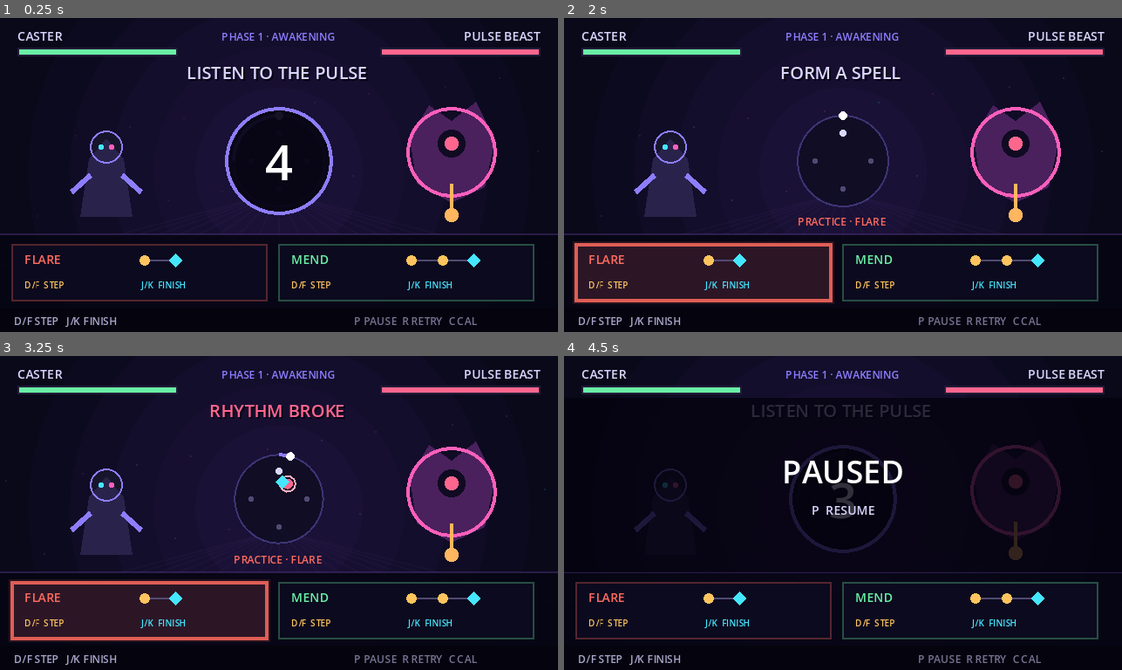
Above: before the commit, frames 1-4 (two rows, left to right).
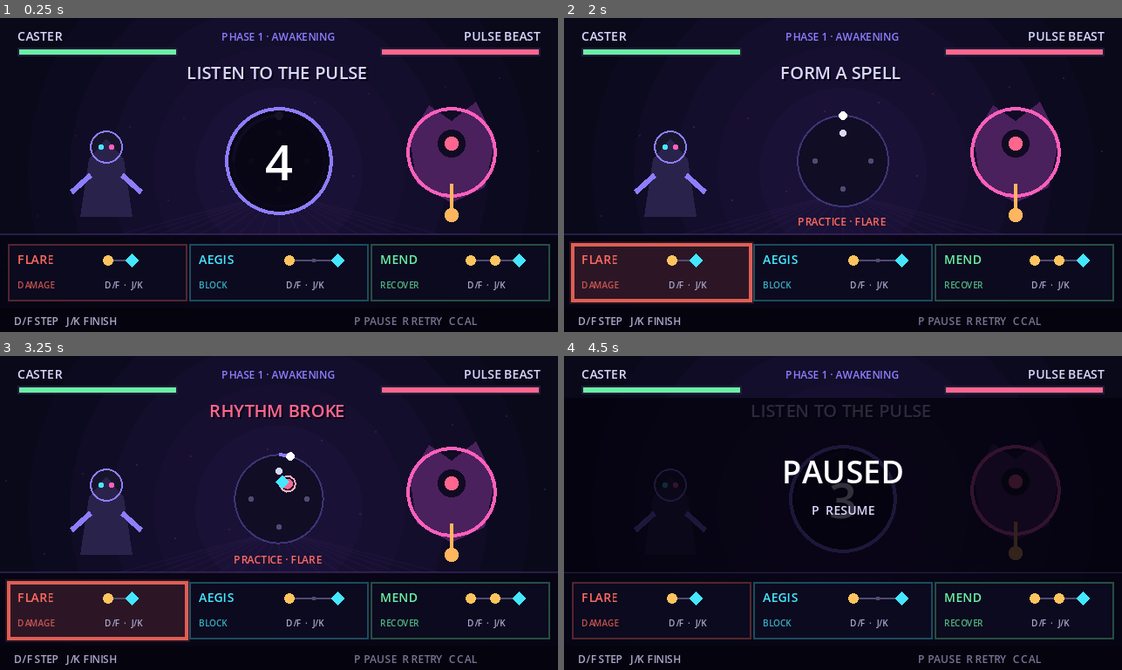
Above: after the commit, the same moments.

Repository: fatjiao/beatspell-game
Game: Godot game, scene res://scenes/beatspell/beatspell_battle.tscn
Two runs of this game, one before a commit and one after it. Both use one fixed random seed, a clock stepped at 60 frames per second and the inputs below. Sound files missing from this copy of the repository are replaced by a short silence.
Inputs:
- Up to frame 1 (0.25 s): no input
- Up to frame 2 (2 s): tap Enter (ui_accept) at 0.5, 0.77, 1.25, 1.52 s; hold J (battle_cast) 0.53-1.28 s; tap D (battle_charge) at 1.35 s
- Up to frame 3 (3.25 s): tap F (instrument_bass) at 2.1 s; tap K (instrument_lead) at 2.85 s; tap Enter (ui_accept) at 3.02 s
- Up to frame 4 (4.5 s): tap R at 3.6 s; tap Enter (ui_accept) at 3.77 s; tap P at 4.35 s

The runs differ from the first frame. In frame 1, 2.7% of the frame differs, in the area x 1-99%, y 71-91%; in frame 2, 5.4%, in the area x 0-99%, y 71-92%; in frame 3, 5.4%; in frame 4, 2.7%.

Commit message:
feat: add aegis defensive rhythm spell

Diff:
--- a/scripts/beatspell/battle_director.gd
+++ b/scripts/beatspell/battle_director.gd
@@ -2,9 +2,13 @@
 
 
 func tutorial_skill(bar_index: int) -> String:
-	if bar_index < 0 or bar_index >= 6:
+	if bar_index < 0 or bar_index >= 9:
 		return ""
-	return "fireball" if bar_index < 3 else "heal"
+	if bar_index < 3:
+		return "fireball"
+	if bar_index < 6:
+		return "heal"
+	return "shield"
 
 
 func phase_for_health(boss_hp: int, max_boss_hp: int) -> int:
@@ -20,8 +24,10 @@
 
 
 func is_attack_bar(bar_index: int, phase: int) -> bool:
-	if bar_index < 6:
+	if bar_index < 8:
 		return false
+	if bar_index == 8:
+		return true
 	match phase:
 		1:
 			return (bar_index + 1) % 4 == 0
--- a/scripts/beatspell/beatspell_battle.gd
+++ b/scripts/beatspell/beatspell_battle.gd
@@ -23,8 +23,10 @@
 	"shield": Color("45e6ff"),
 	"heal": Color("69f0a5"),
 }
+const SKILL_EFFECTS := {"fireball": "DAMAGE", "shield": "BLOCK", "heal": "RECOVER"}
 const DISPLAY_PATTERNS := {
 	"fireball": [{"tick": 0, "action": "step"}, {"tick": 1, "action": "finish"}],
+	"shield": [{"tick": 0, "action": "step"}, {"tick": 2, "action": "finish"}],
 	"heal": [
 		{"tick": 0, "action": "step"},
 		{"tick": 1, "action": "step"},
@@ -574,10 +576,10 @@
 
 func _draw_spell_cards() -> void:
 	var font := ThemeDB.fallback_font
-	var cards := ["fireball", "heal"]
+	var cards := ["fireball", "shield", "heal"]
 	for card_index in cards.size():
 		var skill: String = cards[card_index]
-		var card_rect := Rect2(7 + card_index * 153, 130, 146, 32)
+		var card_rect := Rect2(5 + card_index * 104, 130, 102, 32)
 		var active := _last_skill == skill and Time.get_ticks_msec() < _skill_flash_until
 		var teaching := _director.tutorial_skill(_bar_index) == skill and not _finished
 		var color: Color = SKILL_COLORS[skill]
@@ -585,12 +587,14 @@
 		if teaching:
 			draw_rect(card_rect.grow(2.0), Color(color, 0.13), true)
 		draw_rect(card_rect, Color(color, 0.85 if active or teaching else 0.30), false, 2.0 if teaching else 1.0)
-		draw_string(font, card_rect.position + Vector2(7, 11), SKILL_NAMES[skill], HORIZONTAL_ALIGNMENT_LEFT, 54, 7, color)
+		draw_string(font, card_rect.position + Vector2(5, 11), SKILL_NAMES[skill], HORIZONTAL_ALIGNMENT_LEFT, 48, 7, color)
 		var pattern: Array = DISPLAY_PATTERNS[skill]
-		var pattern_end_x := 76.0 + float(pattern[-1].tick) * 18.0
-		draw_line(card_rect.position + Vector2(76, 9), card_rect.position + Vector2(pattern_end_x, 9), Color("514a72"), 1.0)
+		var pattern_end_x := 57.0 + float(pattern[-1].tick) * 14.0
+		draw_line(card_rect.position + Vector2(57, 9), card_rect.position + Vector2(pattern_end_x, 9), Color("514a72"), 1.0)
+		for pattern_tick in int(pattern[-1].tick) + 1:
+			draw_circle(card_rect.position + Vector2(57 + float(pattern_tick) * 14.0, 9), 1.25, Color("514a72"))
 		for pattern_event in pattern:
-			var symbol_position := card_rect.position + Vector2(76 + float(pattern_event.tick) * 18.0, 9)
+			var symbol_position := card_rect.position + Vector2(57 + float(pattern_event.tick) * 14.0, 9)
 			if pattern_event.action == "step":
 				draw_circle(symbol_position, 3.0, Color("ffc45e"))
 			else:
@@ -599,8 +603,8 @@
 					symbol_position + Vector2(0, 4), symbol_position + Vector2(-4, 0),
 				])
 				draw_colored_polygon(diamond, Color("45e6ff"))
-		draw_string(font, card_rect.position + Vector2(7, 25), "D/F  STEP", HORIZONTAL_ALIGNMENT_LEFT, 57, 5, Color("ffc45e"))
-		draw_string(font, card_rect.position + Vector2(74, 25), "J/K  FINISH", HORIZONTAL_ALIGNMENT_LEFT, 65, 5, Color("45e6ff"))
+		draw_string(font, card_rect.position + Vector2(5, 25), SKILL_EFFECTS[skill], HORIZONTAL_ALIGNMENT_LEFT, 48, 5, Color(color, 0.74))
+		draw_string(font, card_rect.position + Vector2(55, 25), "D/F  ·  J/K", HORIZONTAL_ALIGNMENT_LEFT, 43, 5, Color("aaa6cc"))
 	var tutorial_skill: String = _director.tutorial_skill(_bar_index)
 	if not tutorial_skill.is_empty() and not _finished:
 		draw_string(font, Vector2(111, 119), "PRACTICE · %s" % SKILL_NAMES[tutorial_skill], HORIZONTAL_ALIGNMENT_CENTER, 98, 6, SKILL_COLORS[tutorial_skill])
--- a/scripts/beatspell/spell_command_buffer.gd
+++ b/scripts/beatspell/spell_command_buffer.gd
@@ -42,8 +42,12 @@
 		reset()
 		return result
 	var finish_tick := int(quantized.tick)
-	if events.size() == 1 and finish_tick - int(events[0].tick) == 1:
-		result.skill = "fireball"
+	if events.size() == 1:
+		var interval := finish_tick - int(events[0].tick)
+		if interval == 1:
+			result.skill = "fireball"
+		elif interval == 2:
+			result.skill = "shield"
 	elif events.size() == 2 \
 		and finish_tick - int(events[0].tick) == 2 \
 		and finish_tick - int(events[1].tick) == 1:
--- a/tests/capture_beatspell_preview.gd
+++ b/tests/capture_beatspell_preview.gd
@@ -43,12 +43,13 @@
 	stage.set("_bar_index", 8)
 	stage.set("_active_phase", 2)
 	stage.get("_battle").boss_hp = 20
-	stage.set("_last_skill", "")
-	stage.set("_skill_flash_until", 0)
+	stage.get("_battle").shield_active = true
+	stage.set("_last_skill", "shield")
+	stage.set("_skill_flash_until", Time.get_ticks_msec() + 420)
 	command.reset()
 	command.register_step(16_090, 500.0)
-	var flare: Dictionary = command.finish(16_410, 500.0)
-	stage.set("_recent_command", flare.events)
+	var aegis: Dictionary = command.finish(17_000, 500.0)
+	stage.set("_recent_command", aegis.events)
 	stage.queue_redraw()
 	await process_frame
 	await process_frame
--- a/tests/test_battle_director.gd
+++ b/tests/test_battle_director.gd
@@ -10,18 +10,21 @@
 	_expect_equal(failures, director.tutorial_skill(2), "fireball", "bar 2 still teaches FLARE")
 	_expect_equal(failures, director.tutorial_skill(3), "heal", "later practice bars teach MEND")
 	_expect_equal(failures, director.tutorial_skill(5), "heal", "bar 5 still teaches MEND")
-	_expect_equal(failures, director.tutorial_skill(6), "", "tutorial ends after bar 5")
+	_expect_equal(failures, director.tutorial_skill(6), "shield", "final practice bars teach AEGIS")
+	_expect_equal(failures, director.tutorial_skill(8), "shield", "bar 8 demonstrates AEGIS")
+	_expect_equal(failures, director.tutorial_skill(9), "", "tutorial ends after bar 8")
 
 	_expect_equal(failures, director.phase_for_health(36, 36), 1, "high health is phase one")
 	_expect_equal(failures, director.phase_for_health(24, 36), 2, "two-thirds health begins phase two")
 	_expect_equal(failures, director.phase_for_health(12, 36), 3, "one-third health begins phase three")
 	_expect_equal(failures, director.phase_name(3), "OVERDRIVE", "phase three has a readable name")
 
-	_expect_false(failures, director.is_attack_bar(3, 1), "tutorial bars stay safe")
-	_expect_true(failures, director.is_attack_bar(7, 1), "phase one attacks every fourth bar")
-	_expect_false(failures, director.is_attack_bar(8, 1), "phase one rests after attacking")
-	_expect_true(failures, director.is_attack_bar(8, 2), "phase two attacks every third bar")
-	_expect_true(failures, director.is_attack_bar(7, 3), "phase three attacks every other bar")
+	_expect_false(failures, director.is_attack_bar(7, 1), "early tutorial bars stay safe")
+	_expect_true(failures, director.is_attack_bar(8, 1), "AEGIS tutorial ends with a teaching strike")
+	_expect_true(failures, director.is_attack_bar(11, 1), "phase one attacks every fourth bar after the tutorial")
+	_expect_false(failures, director.is_attack_bar(9, 1), "phase one rests after the teaching strike")
+	_expect_true(failures, director.is_attack_bar(11, 2), "phase two attacks every third bar")
+	_expect_true(failures, director.is_attack_bar(9, 3), "phase three attacks every other bar")
 	_expect_equal(failures, director.attack_damage(1), 1, "phase one attack is forgiving")
 	_expect_equal(failures, director.attack_damage(2), 2, "phase two attack is dangerous")
 	_expect_equal(failures, director.attack_damage(3), 2, "phase three stays survivable")
--- a/tests/test_spell_command_buffer.gd
+++ b/tests/test_spell_command_buffer.gd
@@ -28,6 +28,11 @@
 	_expect(failures, mend.skill == "heal", "three consecutive whole beats cast MEND")
 	_expect(failures, mend.events[1].ring_tick == 1, "second MEND step advances to the next whole-beat corner")
 
+	command.register_step(6000, 500.0)
+	var aegis: Dictionary = command.finish(7000, 500.0)
+	_expect(failures, aegis.skill == "shield", "step, one-beat rest, then finish casts AEGIS")
+	_expect(failures, aegis.events.size() == 2 and aegis.events[1].ring_tick == 2, "AEGIS keeps the skipped beat visible in its ring spacing")
+
 	var empty_finish: Dictionary = command.finish(5000, 500.0)
 	_expect(failures, empty_finish.skill.is_empty(), "finish without steps misses safely")
 	var half_start: Dictionary = command.register_step(5250, 500.0)
@@ -45,9 +50,9 @@
 	if missed_finish.events.size() == 2:
 		_expect(failures, missed_finish.events[1].action == "finish" and missed_finish.events[1].grade == "miss", "off-pulse finish keeps its shape and miss state")
 
-	command.register_step(6000, 500.0)
-	command.register_step(7000, 500.0)
-	var wrong: Dictionary = command.finish(7500, 500.0)
+	command.register_step(9000, 500.0)
+	command.register_step(10000, 500.0)
+	var wrong: Dictionary = command.finish(10500, 500.0)
 	_expect(failures, wrong.skill.is_empty() and not command.is_active(), "unknown rhythm misses and resets immediately")
 
 	command.register_step(8010, 500.0)
Not shown, added: docs/plans/2026-11-05-aegis-spell-design.md
